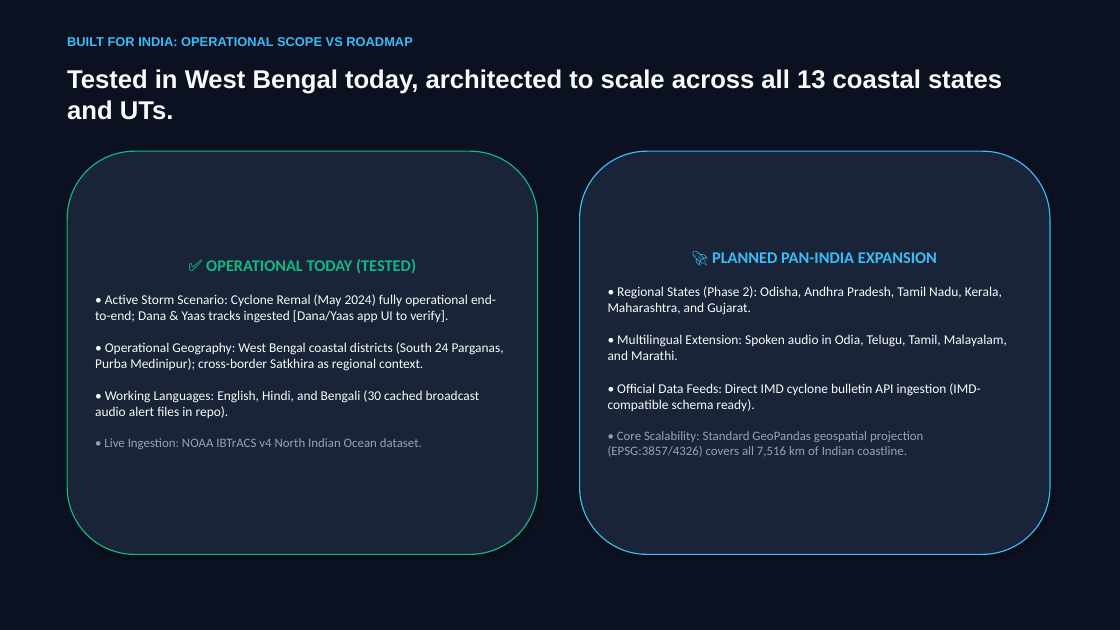
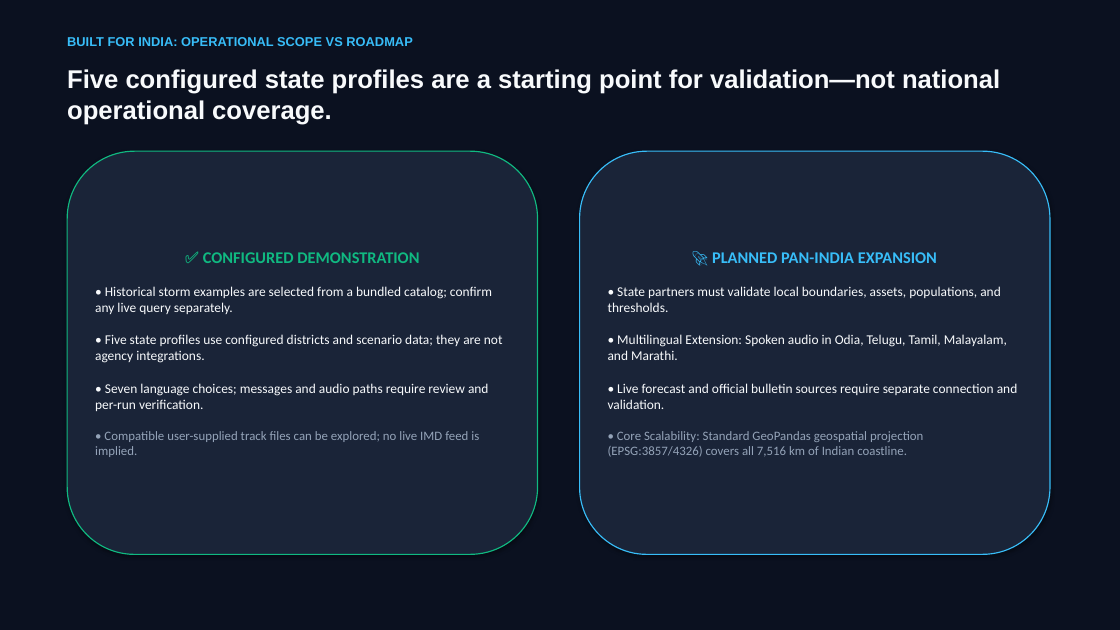
Before and after one commit to itsme-sherlock/CycloneShield, a slide deck: slide 9 of cycloneshield/CycloneShield_Pitch_Deck.pptx. Drawn at 1120x630 pixels with LibreOffice and Linux fonts; fonts in the diff are those of the drawing. Boxes give left, top, right and bottom in pixels: in the first picture for what was removed or moved away, otherwise in the second. Text is boxed around its words. In the diff, an @@ line names an element or a change of style, - is before the commit and + after.

```diff
--- a/cycloneshield/CycloneShield_Pitch_Deck.pptx
+++ b/cycloneshield/CycloneShield_Pitch_Deck.pptx
@@ text at (x1=67, y1=69, x2=1000, y2=125): text changed @@
-Tested in West Bengal today, architected to scale across all 13 coastal states and UTs.
+Five configured state profiles are a starting point for validation—not national operational coverage.
@@ text in rounded rectangle at (x1=95, y1=252, x2=503, y2=457): text changed @@
-✅ OPERATIONAL TODAY (TESTED)
-• Active Storm Scenario: Cyclone Remal (May 2024) fully operational end-to-end; Dana & Yaas tracks ingested [Dana/Yaas app UI to verify].
-• Operational Geography: West Bengal coastal districts (South 24 Parganas, Purba Medinipur); cross-border Satkhira as regional context.
-• Working Languages: English, Hindi, and Bengali (30 cached broadcast audio alert files in repo).
-• Live Ingestion: NOAA IBTrACS v4 North Indian Ocean dataset.
+✅ CONFIGURED DEMONSTRATION
+• Historical storm examples are selected from a bundled catalog; confirm any live query separately.
+• Five state profiles use configured districts and scenario data; they are not agency integrations.
+• Seven language choices; messages and audio paths require review and per-run verification.
+• Compatible user-supplied track files can be explored; no live IMD feed is implied.
@@ text in rounded rectangle at (x1=608, y1=286, x2=1001, y2=312): text changed @@
-• Regional States (Phase 2): Odisha, Andhra Pradesh, Tamil Nadu, Kerala, Maharashtra, and Gujarat.
+• State partners must validate local boundaries, assets, populations, and thresholds.
@@ text in rounded rectangle at (x1=608, y1=383, x2=1018, y2=409): text changed @@
-• Official Data Feeds: Direct IMD cyclone bulletin API ingestion (IMD-compatible schema ready).
+• Live forecast and official bulletin sources require separate connection and validation.
```
Also in this commit, not shown: 9 other slides changed, 1 slide added, 1 slide removed, 13 other files.
